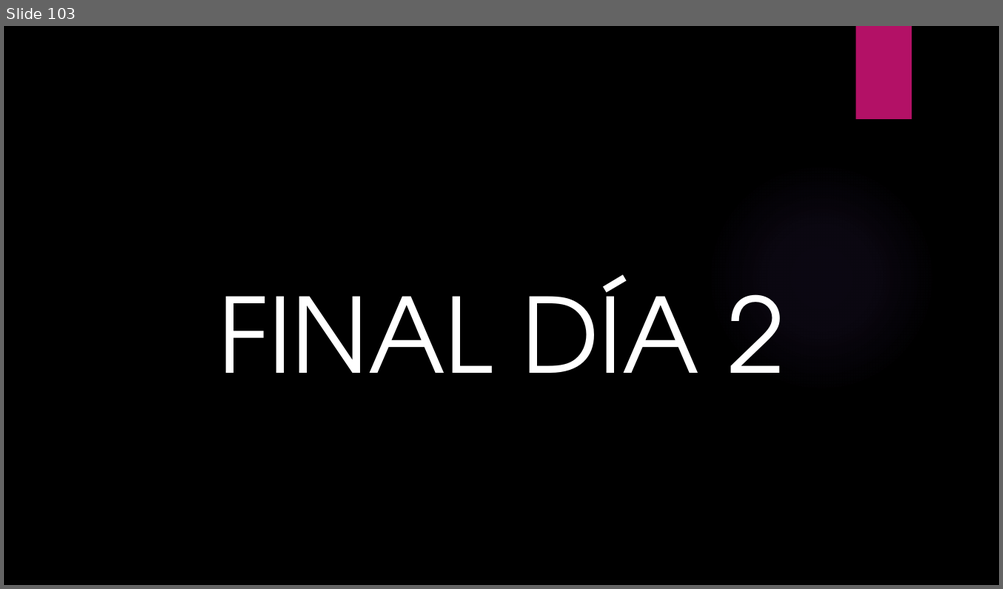
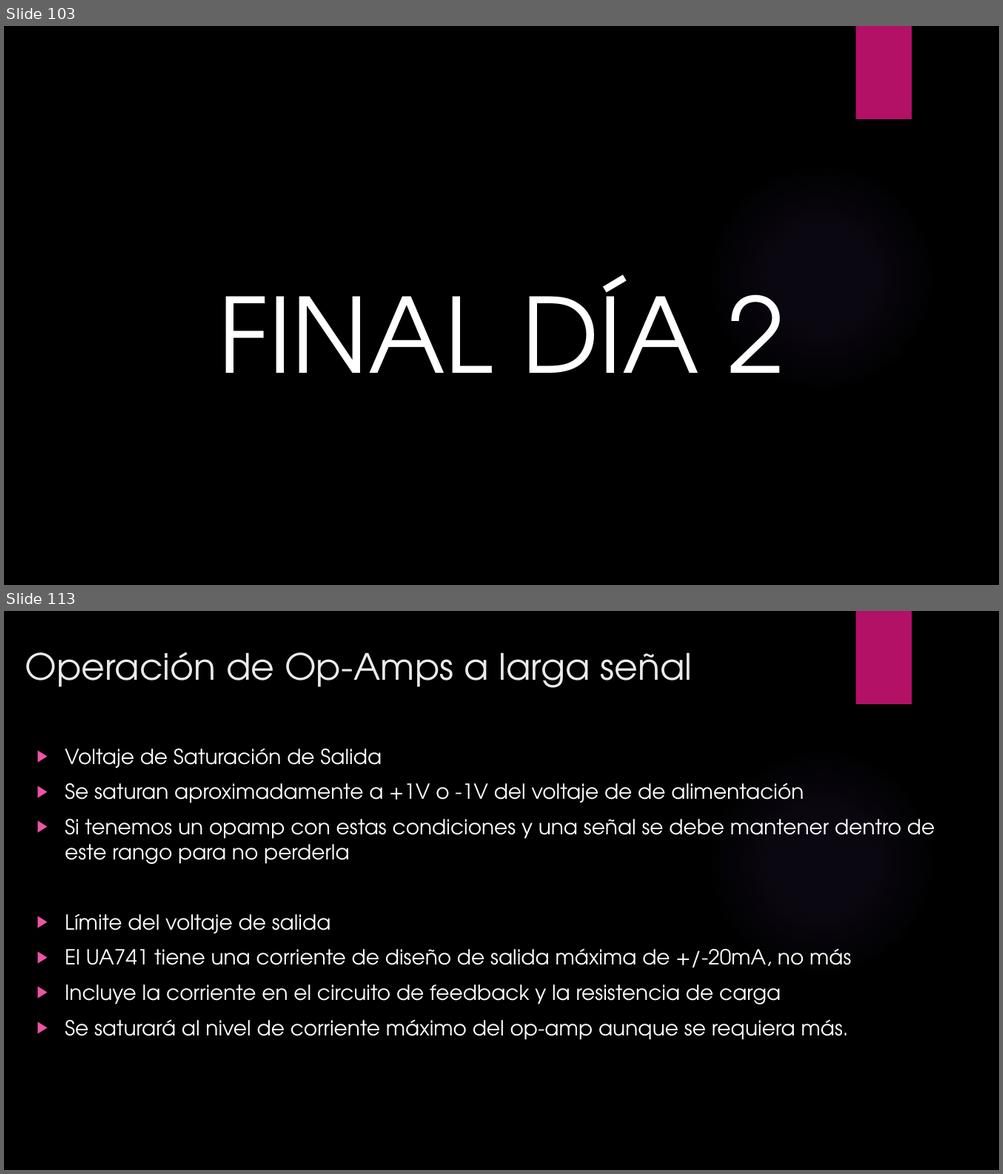
Before and after one commit to ulatinaedupa/ElectronicsII, a slide deck: Presentación/Electronica II.pptx. Shown one above the other, each under a label of ours: slide 103 before the commit, slides 103 and 113 after it; the slides between them are not shown. The pictures are 1003x589 and 1003x1174 pixels, drawn with LibreOffice and Linux fonts; fonts in the diff are those of the drawing; background and template pictures are left out. Boxes give left, top, right and bottom in pixels: in the first picture for what was removed or moved away, otherwise in the second. Text is boxed around its words. In the diff, an @@ line names an element or a change of style, - is before the commit and + after.

```diff
--- a/Presentación/Electronica II.pptx
+++ b/Presentación/Electronica II.pptx
@@ slide 113 added at (4, 611, 999, 1170), background picture (left out); not listed: 2 template elements that a slide beside it also shows @@
@@ title added at (25, 652, 691, 688), 35 pt, text #EBEBEB @@
+Operación de Op-Amps a larga señal
@@ text added at (65, 748, 934, 1040), 20 pt, text #FFFFFF @@
+▶ Voltaje de Saturación de Salida
+▶ Se saturan aproximadamente a +1V o -1V del voltaje de de alimentación
+▶ Si tenemos un opamp con estas condiciones y una señal se debe mantener dentro de este rango para no perderla
+▶ Límite del voltaje de salida
+▶ El UA741 tiene una corriente de diseño de salida máxima de +/-20mA, no más
+▶ Incluye la corriente en el circuito de feedback y la resistencia de carga
+▶ Se saturará al nivel de corriente máximo del op-amp aunque se requiera más.
```
Also in this commit, not shown: 1 slide changed, 18 other slides added, 2 other files.
